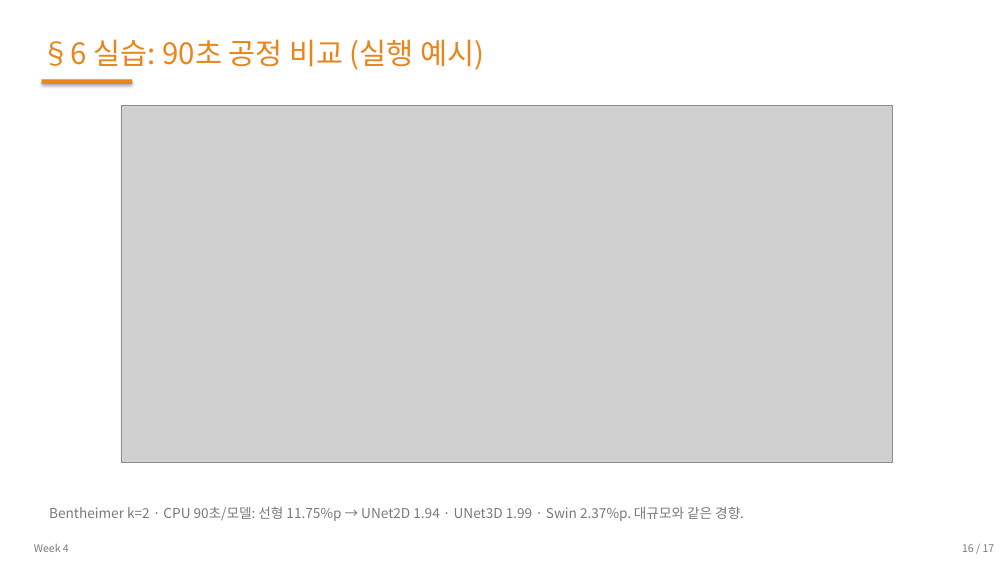
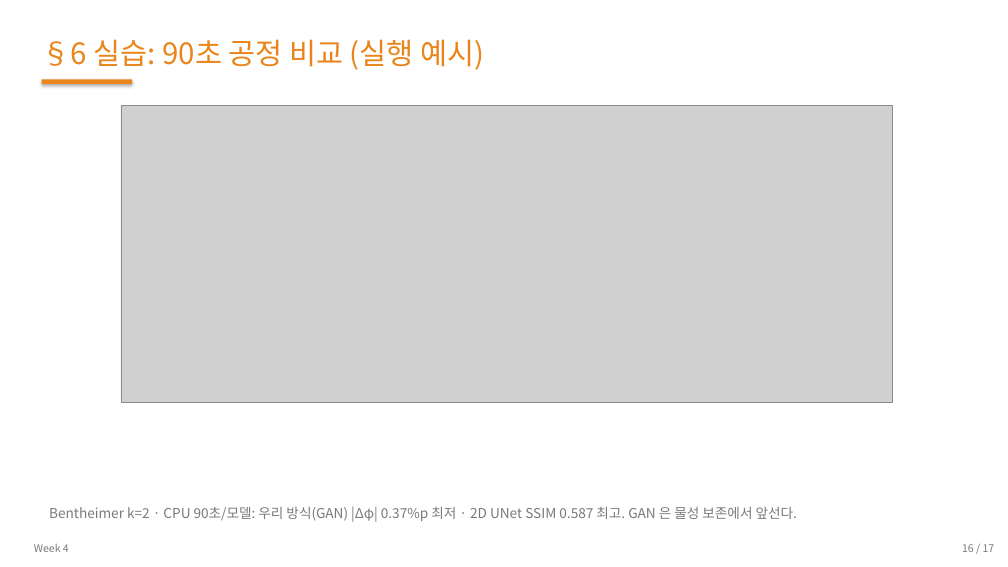
Before and after one commit to 01willy/Digital_rock_DL_Education, a slide deck: slide 16 of web/downloads/shared/w4/W4.pptx. Drawn at 1008x567 pixels with LibreOffice and Linux fonts; fonts in the diff are those of the drawing; grey boxes stand for pictures. Boxes give left, top, right and bottom in pixels: in the first picture for what was removed or moved away, otherwise in the second. Text is boxed around its words. In the diff, an @@ line names an element or a change of style, - is before the commit and + after.

```diff
--- a/web/downloads/shared/w4/W4.pptx
+++ b/web/downloads/shared/w4/W4.pptx
@@ picture: place and size @@
-picture at bbox=[121, 106, 892, 463]
+picture at bbox=[121, 106, 892, 403]
@@ text at bbox=[49, 507, 797, 522]: text changed @@
-Bentheimer k=2 · CPU 90초/모델: 선형 11.75%p → UNet2D 1.94 · UNet3D 1.99 · Swin 2.37%p. 대규모와 같은 경향.
+Bentheimer k=2 · CPU 90초/모델: 우리 방식(GAN) |Δφ| 0.37%p 최저 · 2D UNet SSIM 0.587 최고. GAN 은 물성 보존에서 앞선다.
```
Also in this commit, not shown: 4 other slides changed, 15 other files.
